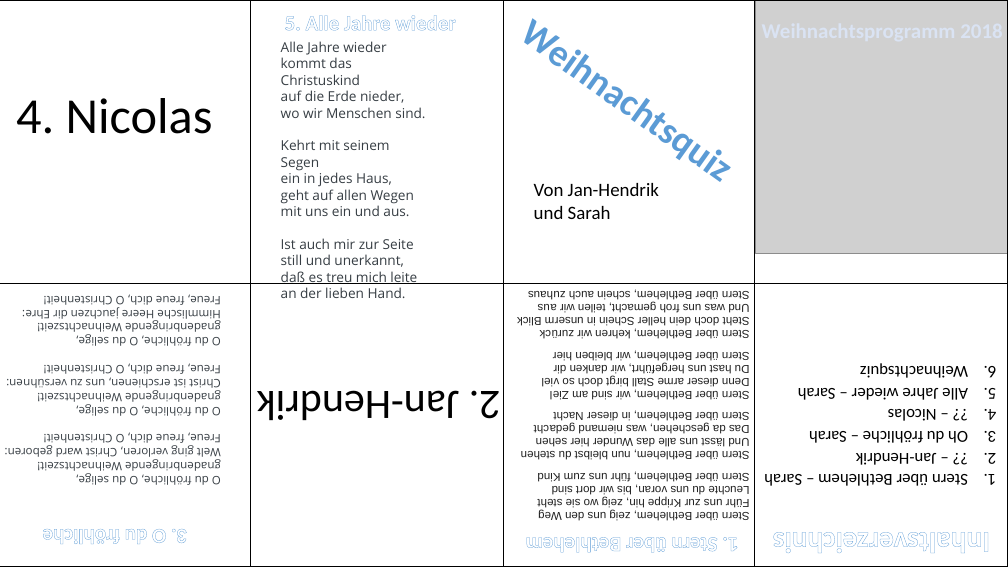
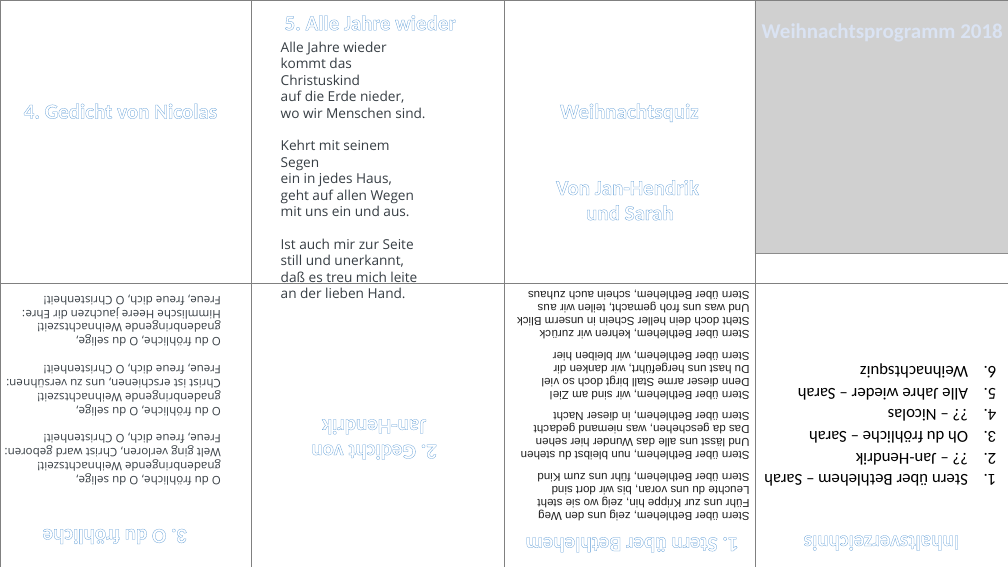
Before and after one commit to JH220/weihnachtsprogramm2018, a slide deck: slide 1 of Folie.pptx. Drawn at 1008x567 pixels with LibreOffice and Linux fonts; fonts in the diff are those of the drawing; grey boxes stand for pictures. Boxes give left, top, right and bottom in pixels: in the first picture for what was removed or moved away, otherwise in the second. Text is boxed around its words. In the diff, an @@ line names an element or a change of style, - is before the commit and + after.

Commit message:
Folie und Weihnachtsquiz reuploaded

```diff
--- a/Folie.pptx
+++ b/Folie.pptx
@@ text at box(24, 103, 217, 119): text changed; size 48 to 20 pt; text colour #000000 to pattern #9DC3E6 on #FFFFFF; bold on @@
-4. Nicolas
+4. Gedicht von Nicolas
@@ text "Weihnachtsquiz": place and size @@
-text "Weihnachtsquiz" at box(501, 0, 757, 201)
+text "Weihnachtsquiz" at box(560, 103, 699, 122)
@@ text "Weihnachtsquiz" at box(560, 103, 699, 122): size 36 to 20 pt, text colour #5B9BD5 to pattern #9DC3E6 on #FFFFFF, letter outline #FFFFFF 0.75 pt to #5B9BD5 1 pt; rotation 35 to 0 degrees @@
@@ text "Von Jan-Hendrik und Sarah": place and size @@
-text "Von Jan-Hendrik und Sarah" at box(534, 183, 659, 219)
+text "Von Jan-Hendrik und Sarah" at box(556, 180, 699, 221)
@@ text "Von Jan-Hendrik und Sarah" at box(556, 180, 699, 221): size 18 to 20 pt, text colour #000000 to pattern #9DC3E6 on #FFFFFF, letter outline none to #5B9BD5 1 pt, bold on; alignment left to centre @@
@@ outline #000000 1 pt to #808080 0.5 pt in 8 elements at box(251, 0, 504, 284), box(0, 0, 251, 284), box(251, 284, 504, 567), box(0, 284, 251, 567), box(755, 0, 1008, 284), box(504, 0, 755, 284), box(755, 284, 1008, 567), box(504, 284, 755, 567) @@
@@ text at box(311, 419, 437, 460): text changed; size 40 to 20 pt; text colour #000000 to pattern #9DC3E6 on #FFFFFF; bold on @@
-2. Jan-Hendrik
+2. Gedicht von
+Jan-Hendrik
@@ text "Inhaltsverzeichnis" at box(804, 535, 960, 551): size 28 to 20 pt @@
```
Also in this commit, not shown: 2 other files.
